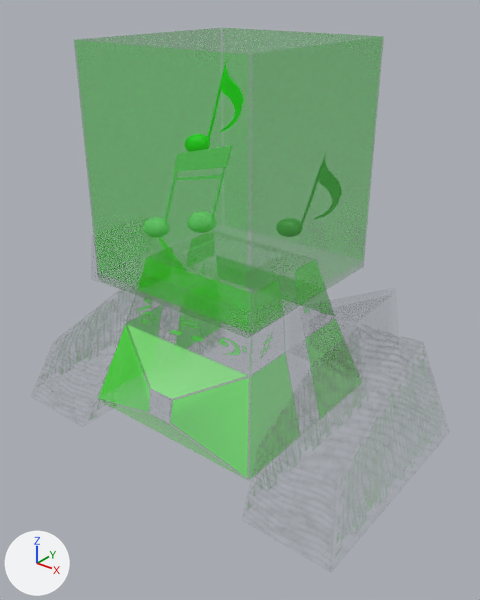
Renders of the FBX model VanishingSong/VanishingSong/Model/Enemy/Ground/Gro.fbx from each side of a commit.
Camera for both pictures: a camera (50 mm lens) standing at (0.165, -0.2, 0.186) and looking at (0.009, -0.005, 0.065). The axes (+X, +Y, +Z) are drawn at lower left. The lights are the same throughout. Where no turn or scale is listed for an object, it has been applied to the vertices.
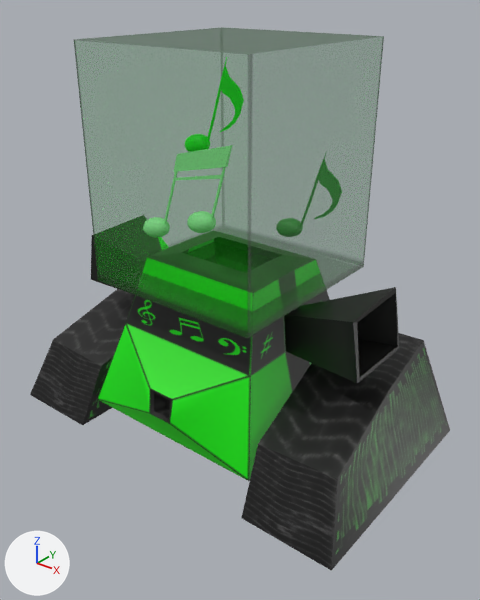
Changed parts and their boxes (x1, y1, x2, y2) in the pictures (480 x 600 px):
'polySurface3', surface changed: (91, 215, 399, 481) in both
'pCube3', surface changed, moved: before (249, 333, 429, 532); after (241, 333, 450, 571)
'polySurface6', surface changed: (74, 27, 384, 338) in both
'pCube4', surface changed, moved, rescaled, turned: before (61, 292, 222, 406); after (30, 289, 135, 425)

What changed in the scene script:
```text
Change img_kyatapira_karada_png:
    img_kyatapira_karada_png: load_image('kyatapira_karada.png', 'tex/kyatapira_karada.png', 512, 512, 'Non-Color') -> load_image('kyatapira_karada.png', '_unpacked/kyatapira_karada.png', 512, 512, 'sRGB')
Change img_kyatapira_png:
    img_kyatapira_png: load_image('kyatapira.png', 'tex/kyatapira.png', 512, 512, 'Non-Color') -> load_image('kyatapira.png', '_unpacked/kyatapira.png', 512, 512, 'sRGB')
Change img_kyatapira_atama_png:
    img_kyatapira_atama_png: load_image('kyatapira_atama.png', 'tex/kyatapira_atama.png', 512, 512, 'Non-Color') -> load_image('kyatapira_atama.png', '_unpacked/kyatapira_atama.png', 512, 512, 'sRGB')
Change mat_lambert3:
    remove n3 = _N.new('ShaderNodeTexImage'); n3.name = 'Image Texture.001'
    remove n3.image = img_kyatapira_karada_png
    where n0 = _N.new('ShaderNodeBsdfPrincipled'); n0.name = 'Principled BSDF'
    remove _L.new(n3.outputs[0], n0.inputs[4])  # 'Color' to 'Alpha'
    where n2 = _N.new('ShaderNodeTexImage'); n2.name = 'Image Texture'
    add _L.new(n2.outputs[1], n0.inputs[4])  # 'Alpha' to 'Alpha'
Change mat_lambert1:
    remove n3 = _N.new('ShaderNodeTexImage'); n3.name = 'Image Texture.001'
    remove n3.image = img_kyatapira_png
    where n0 = _N.new('ShaderNodeBsdfPrincipled'); n0.name = 'Principled BSDF'
    remove _L.new(n3.outputs[0], n0.inputs[4])  # 'Color' to 'Alpha'
    where n2 = _N.new('ShaderNodeTexImage'); n2.name = 'Image Texture'
    add _L.new(n2.outputs[1], n0.inputs[4])  # 'Alpha' to 'Alpha'
Change mat_lambert2:
    remove n3 = _N.new('ShaderNodeTexImage'); n3.name = 'Image Texture.001'
    remove n3.image = img_kyatapira_atama_png
    where n0 = _N.new('ShaderNodeBsdfPrincipled'); n0.name = 'Principled BSDF'
    remove _L.new(n3.outputs[0], n0.inputs[4])  # 'Color' to 'Alpha'
    where n2 = _N.new('ShaderNodeTexImage'); n2.name = 'Image Texture'
    add _L.new(n2.outputs[1], n0.inputs[4])  # 'Alpha' to 'Alpha'
Change ob_pcube3:
    ob_pcube3.location: (0.0, 0.0003, 0.0269) -> (0.0, 0.0003, 0.0279)
Change ob_pcube4:
    ob_pcube4.rotation_euler: (-3.142, 0.0, 0.0) -> (0.0, 0.0, 0.0)  # degrees (-180, 0, 0) -> degrees (0, 0, 0)
    ob_pcube4.location: (0.0, 2.691, 0.0) -> (0.0, 2.791, 0.0)
    ob_pcube4.scale: (-1.0, -1.0, -1.0) -> (-1.0, 1.0, 1.0)
```
